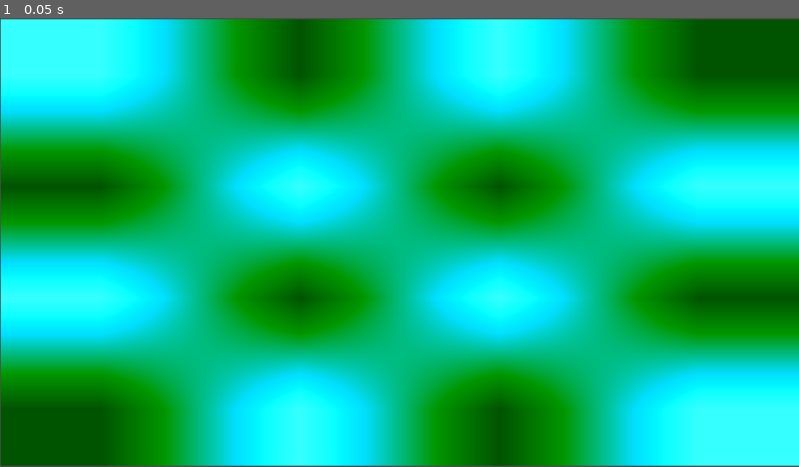
Above: before the commit, frame 1.
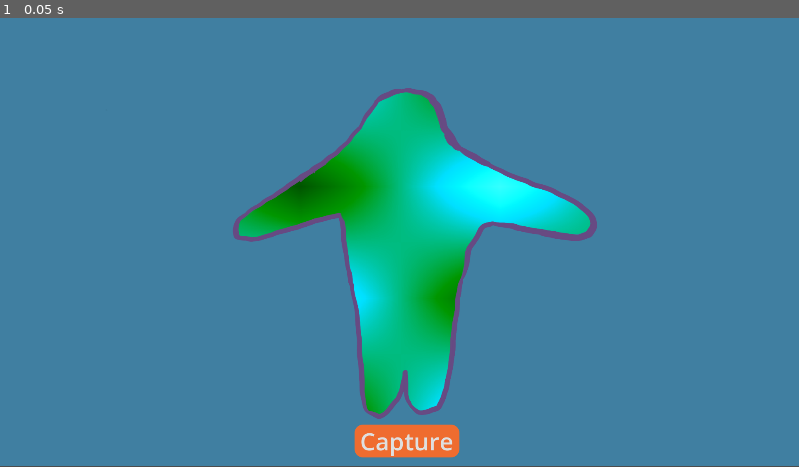
Above: after the commit, the same moment.

Repository: JOACCE/JOACCE-Beta
Game: Godot game, scene res://scenes/camera_input/cameraInput.tscn
Two runs of this game, one before a commit and one after it. Both use one fixed random seed, a clock stepped at 60 frames per second and the inputs below. The project has no main scene, so this scene is started directly.
Inputs:
- Up to frame 1 (0.05 s): no input

The runs differ from the first frame. In frame 1, 98% of the frame differs, in the area x 0-100%, y 0-100%.

Commit message:
Taking screenshots with temp stencil

Diff:
--- a/joacce/project.godot
+++ b/joacce/project.godot
@@ -17,3 +17,8 @@
 config/name="joacce"
 config/features=PackedStringArray("4.6", "Forward Plus")
 config/icon="res://icon.svg"
+
+[display]
+
+window/size/viewport_width=1920
+window/size/viewport_height=1080
--- a/joacce/scenes/camera_input/camera.gdshader
+++ b/joacce/scenes/camera_input/camera.gdshader
@@ -4,9 +4,11 @@
 uniform sampler2D camera_CbCr;
 
 void fragment() {
+	vec2 flipped_uv = vec2(1.0 - UV.x, UV.y);
+
 	vec3 color;
-	color.r = texture(camera_y, UV).r;
-	color.gb = texture(camera_CbCr, UV).rg - vec2(0.5, 0.5);
+	color.r = texture(camera_y, flipped_uv).r;
+	color.gb = texture(camera_CbCr, flipped_uv).rg - vec2(0.5, 0.5);
 
 	// YCbCr -> SRGB conversion
 	// Using BT.709 which is the standard for HDTV
--- a/joacce/scenes/camera_input/cameraInput.tscn
+++ b/joacce/scenes/camera_input/cameraInput.tscn
@@ -3,6 +3,7 @@
 [ext_resource type="Script" uid="uid://bof2voiae41lt" path="res://scenes/camera_input/camera_input.gd" id="1_hm0su"]
 [ext_resource type="Shader" uid="uid://bm38gx43qi467" path="res://scenes/camera_input/camera.gdshader" id="2_ep72f"]
 [ext_resource type="Texture2D" uid="uid://i5qjdsyxb7iy" path="res://assets/background.png" id="3_2wv7b"]
+[ext_resource type="Texture2D" uid="uid://bxjnuvayyd2be" path="res://assets/stencils/tmp_stencil.png" id="4_s80x4"]
 
 [sub_resource type="CameraTexture" id="CameraTexture_ep72f"]
 which_feed = 1
@@ -14,11 +15,34 @@
 shader_parameter/camera_y = SubResource("CameraTexture_2wv7b")
 shader_parameter/camera_CbCr = SubResource("CameraTexture_ep72f")
 
+[sub_resource type="StyleBoxFlat" id="StyleBoxFlat_s80x4"]
+bg_color = Color(0.93823606, 0.4257641, 0.18307462, 1)
+corner_radius_top_left = 20
+corner_radius_top_right = 20
+corner_radius_bottom_right = 20
+corner_radius_bottom_left = 20
+
 [node name="CameraInput" type="Node2D" unique_id=1315409302]
 script = ExtResource("1_hm0su")
 
 [node name="Sprite2D" type="Sprite2D" parent="." unique_id=341122756]
 material = SubResource("ShaderMaterial_2wv7b")
-position = Vector2(576.625, 323.90625)
-scale = Vector2(17.980469, 10.065431)
+position = Vector2(962.12506, 539.70844)
+scale = Vector2(30.027346, 16.809248)
 texture = ExtResource("3_2wv7b")
+
+[node name="Stencil" type="Sprite2D" parent="." unique_id=310979596]
+position = Vector2(961.75, 538.75)
+scale = Vector2(0.81461865, 0.65640247)
+texture = ExtResource("4_s80x4")
+
+[node name="Button" type="Button" parent="." unique_id=811301188]
+offset_left = 852.0
+offset_top = 978.0
+offset_right = 1104.0
+offset_bottom = 1053.0
+theme_override_font_sizes/font_size = 58
+theme_override_styles/normal = SubResource("StyleBoxFlat_s80x4")
+text = "Capture"
+
+[connection signal="pressed" from="Button" to="." method="_on_button_pressed"]
--- a/joacce/scenes/camera_input/camera_input.gd
+++ b/joacce/scenes/camera_input/camera_input.gd
@@ -2,8 +2,10 @@
 
 # Hard-coding this for now
 var camera_name : String = "FaceTime HD Camera"
-var camera: CameraFeed
-@onready var display: Sprite2D = $Sprite2D
+var camera : CameraFeed
+@onready var display : Sprite2D = $Sprite2D
+
+@onready var button : Button = $Button
 
 func _ready() -> void:
 	# Allow CameraServer to monitor feeds
@@ -19,7 +21,6 @@
 		# Right now just picking a set camera
 		if (cam == null and name == camera_name):
 			cam = feed
-			break
 
 	_turn_on_camera_feed(cam)
 
@@ -46,3 +47,34 @@
 
 	display.material.set_shader_parameter("camera_y", cam_tex_y)
 	display.material.set_shader_parameter("camera_CbCr", cam_tex_CbCr)
+
+##
+## Hides desired UI elements
+##
+## Primary use: Capturing Screenshots
+func _hide_ui() -> void:
+	button.visible = false
+
+##
+## Shows desired UI elements
+##
+func _show_ui() -> void:
+	button.visible = true
+
+##
+## Capture and save screenshot to given path
+##
+func _capture_screen(path : String):
+	# Hide desired UI elements (Button for now)
+	_hide_ui()
+
+	await RenderingServer.frame_post_draw
+
+	# Capture screen
+	get_viewport().get_texture().get_image().save_png(path)
+
+	# Show UI elements again
+	_show_ui()
+
+func _on_button_pressed() -> void:
+	_capture_screen("test.png")
Binary file added: joacce/assets/stencils/tmp_stencil.png
Not shown, added: joacce/assets/stencils/tmp_stencil.png.import
